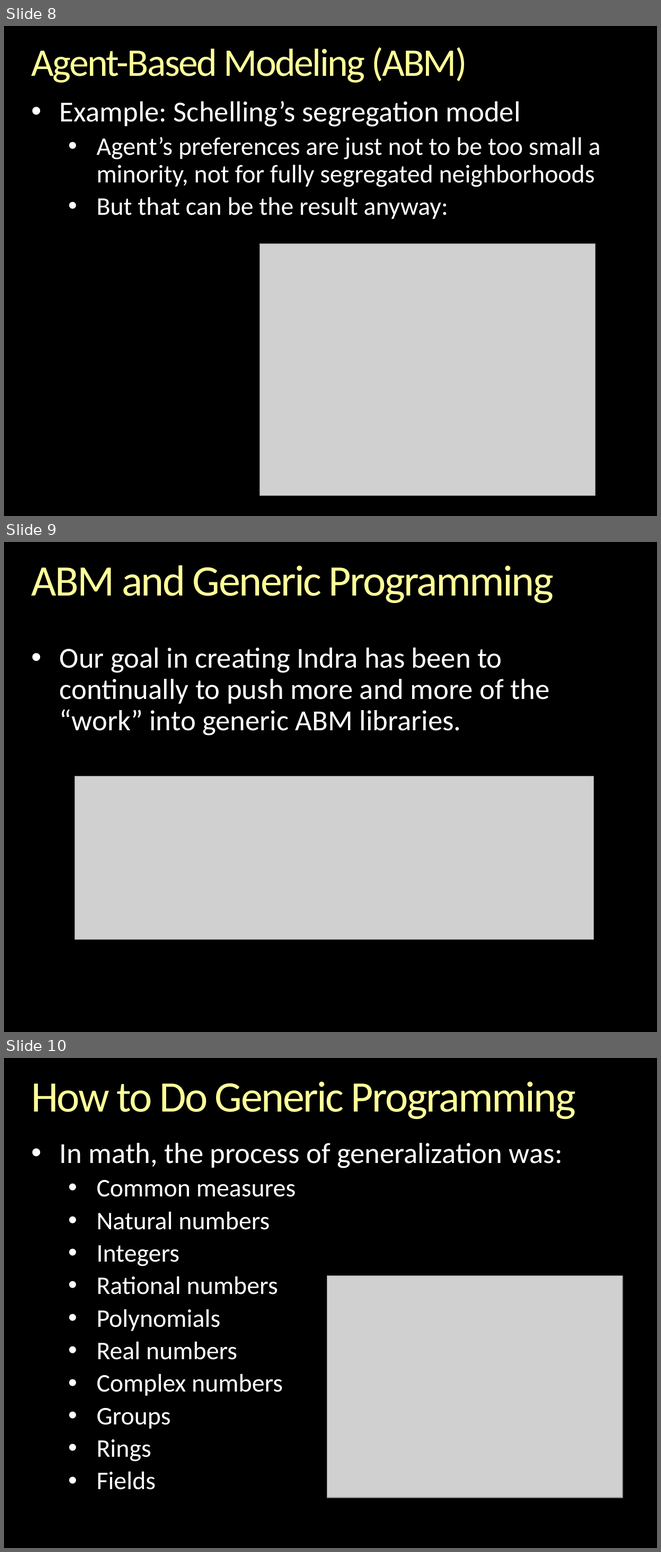
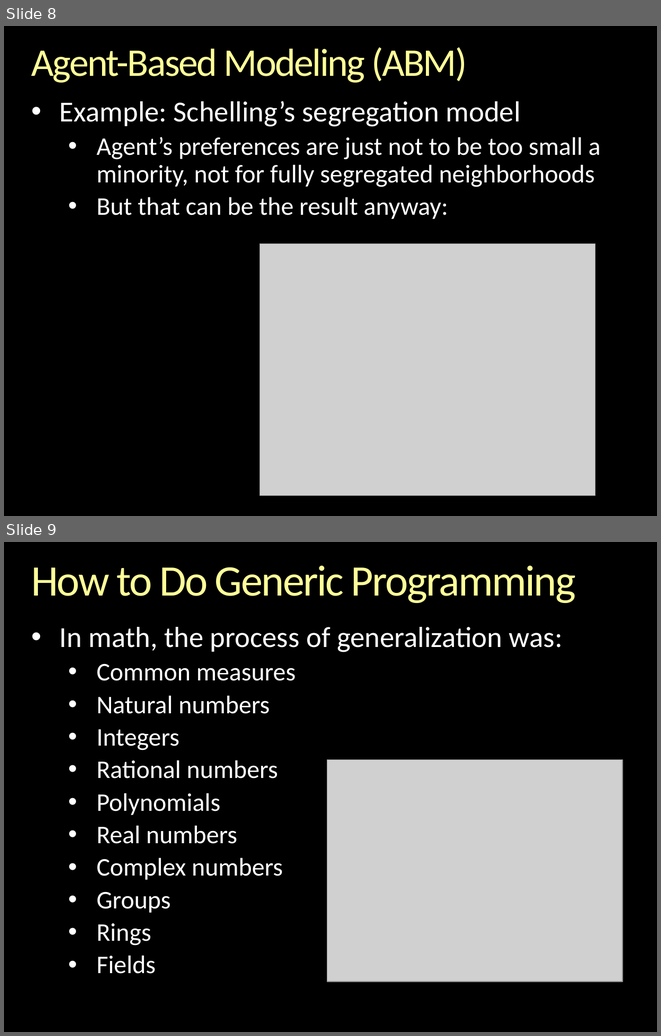
Before and after one commit to gcallah/indras_net, a slide deck: docs/ABMsAsAlgebraic.pptx. Shown one above the other, each under a label of ours: slides 8, 9 and 10 before the commit, slides 8 and 9 after it. The pictures are 661x1552 and 661x1036 pixels, drawn with LibreOffice and Linux fonts; fonts in the diff are those of the drawing; grey boxes stand for pictures; background and template pictures are left out. Boxes give left, top, right and bottom in pixels: in the first picture for what was removed or moved away, otherwise in the second. Text is boxed around its words. In the diff, an @@ line names an element or a change of style, - is before the commit and + after.

```diff
--- a/docs/ABMsAsAlgebraic.pptx
+++ b/docs/ABMsAsAlgebraic.pptx
@@ slide 9 removed at (4, 542, 657, 1032), background picture (left out) @@
@@ title removed at (31, 565, 554, 603) @@
-ABM and Generic Programming
@@ text removed at (60, 647, 550, 735) @@
-• Our goal in creating Indra has been to continually to push more and more of the “work” into generic ABM libraries.
@@ picture removed at (74, 776, 593, 939) @@
@@ what was slide 10 is now slide 9 @@
```
Also in this commit, not shown: 1 slide changed, 2 slides added.
